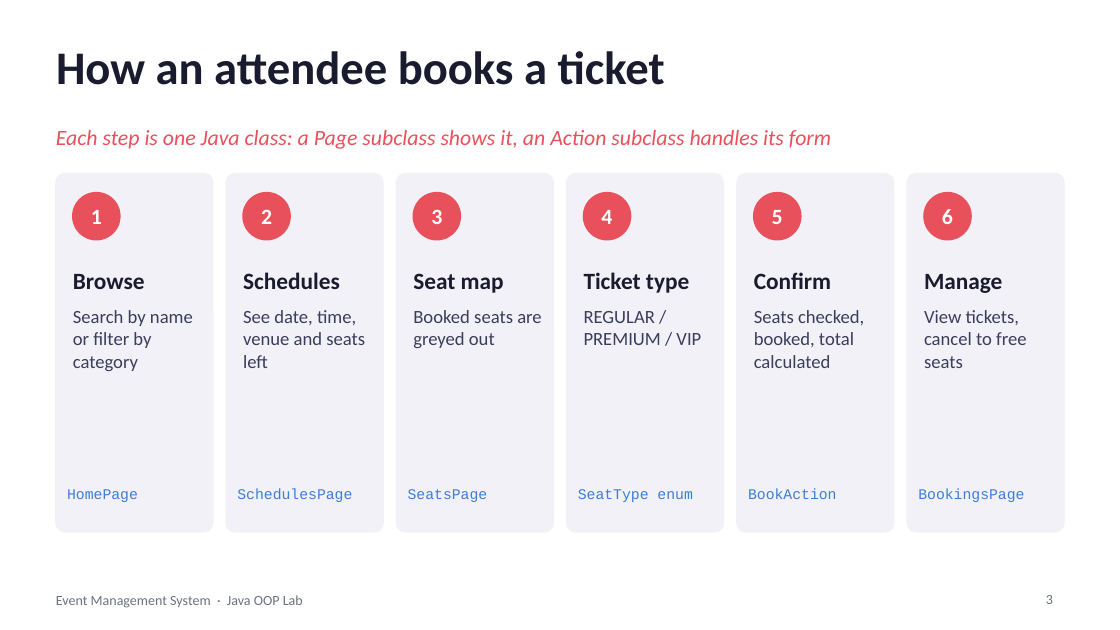
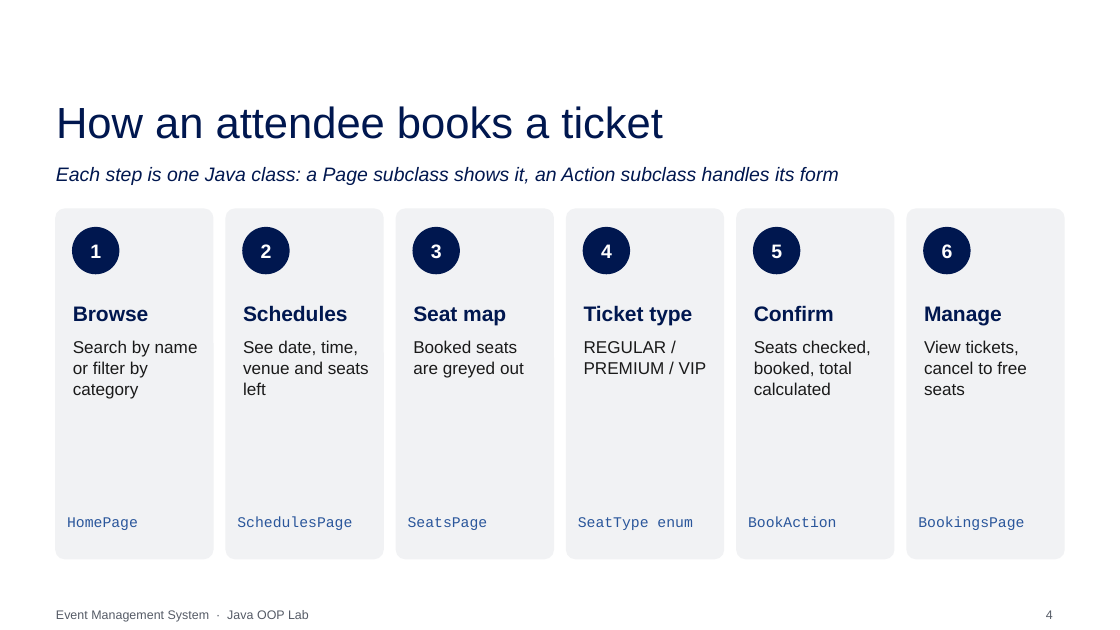
Before and after one commit to SuyashAnupam/Event-Mangement-Platform, a slide deck: slide 4 of Event_Management_System_OOP.pptx (slide 3 before the commit). Drawn at 1120x630 pixels with LibreOffice and Linux fonts; fonts in the diff are those of the drawing; background and template pictures are left out. Boxes give left, top, right and bottom in pixels: in the first picture for what was removed or moved away, otherwise in the second. Text is boxed around its words. In the diff, an @@ line names an element or a change of style, - is before the commit and + after.

```diff
--- a/Event_Management_System_OOP.pptx
+++ b/Event_Management_System_OOP.pptx
@@ title "How an attendee books a ...": place and size @@
-title "How an attendee books a ..." at box(56, 51, 665, 85)
+title "How an attendee books a ..." at box(56, 106, 663, 139)
@@ title "How an attendee books a ..." at box(56, 106, 663, 139): size 30 to 28 pt, font Calibri to Arial, text colour #1A1B2E to #00174F, bold off @@
@@ text "Each step is one Java ..." at box(56, 167, 839, 185): size 14 to 12.5 pt, font Calibri to Arial, text colour #E8505B to #00174F @@
@@ rounded rectangle: place and size @@
-rounded rectangle at box(56, 174, 213, 532)
+rounded rectangle at box(56, 209, 213, 559)
@@ rounded rectangle: place and size @@
-rounded rectangle at box(226, 174, 383, 532)
+rounded rectangle at box(226, 209, 383, 559)
@@ rounded rectangle: place and size @@
-rounded rectangle at box(396, 174, 553, 532)
+rounded rectangle at box(396, 209, 553, 559)
@@ rounded rectangle: place and size @@
-rounded rectangle at box(567, 174, 724, 532)
+rounded rectangle at box(567, 209, 724, 559)
@@ rounded rectangle: place and size @@
-rounded rectangle at box(737, 174, 894, 532)
+rounded rectangle at box(737, 209, 894, 559)
@@ fill #F2F1F7 to #F1F2F4; outline #F2F1F7 1 pt to #F1F2F4 1 pt in 6 elements at box(56, 209, 213, 559), box(226, 209, 383, 559), box(396, 209, 553, 559), box(567, 209, 724, 559), box(737, 209, 894, 559), box(907, 209, 1064, 559) @@
@@ rounded rectangle: place and size @@
-rounded rectangle at box(907, 174, 1064, 532)
+rounded rectangle at box(907, 209, 1064, 559)
@@ 13 texts, 6 ellipses: place and size @@
-13 texts, 6 ellipses at box(56, 130, 1002, 293)
+13 texts, 6 ellipses at box(56, 167, 1002, 325)
@@ size 14 to 12.5 pt, font Calibri to Arial in 6 elements at box(90, 244, 101, 258), box(261, 244, 272, 258), box(601, 244, 612, 258), box(771, 244, 782, 259), box(942, 244, 953, 258), box(431, 244, 442, 259) @@
@@ fill #E8505B to #00174F; outline #E8505B 1 pt to #00174F 1 pt in 6 elements at box(73, 227, 119, 273), box(243, 227, 289, 273), box(584, 227, 629, 273), box(754, 227, 800, 273), box(924, 227, 970, 273), box(413, 227, 459, 273) @@
@@ size 15 to 13.5 pt, font Calibri to Arial, text colour #1A1B2E to #00174F in 6 elements at box(73, 306, 149, 322), box(243, 305, 348, 322), box(413, 306, 506, 325), box(584, 305, 692, 325), box(754, 305, 834, 322), box(924, 306, 1002, 325) @@
@@ 12 texts: place and size @@
-12 texts at box(67, 310, 1026, 502)
+12 texts at box(67, 340, 1026, 530)
@@ size 12 to 11 pt, font Calibri to Arial, text colour #3A3D5C to #1A1A1A in 6 elements at box(73, 340, 198, 399), box(243, 340, 369, 395), box(413, 340, 524, 378), box(584, 341, 707, 374), box(754, 340, 871, 395), box(924, 340, 1026, 395) @@
@@ text colour #3D7DD8 to #2A569B in 6 elements at box(67, 517, 138, 530), box(237, 516, 352, 530), box(408, 517, 488, 530), box(578, 517, 692, 530), box(748, 516, 836, 527), box(918, 516, 1024, 530) @@
@@ text "Event Management System · Java ...": place and size @@
-text "Event Management System · Java ..." at box(56, 595, 303, 608)
+text "Event Management System · Java ..." at box(56, 610, 309, 622)
@@ text "Event Management System · Java ..." at box(56, 610, 309, 622): size 9 to 8 pt, font Calibri to Arial, text colour #6B7280 to #555B66 @@
@@ page number at box(1046, 610, 1053, 619): text changed; size 9 to 8 pt; font Calibri to Arial; text colour #6B7280 to #555B66 @@
-3
+4
```
Also in this commit, not shown: 26 other slides changed, 2 slides added, 1 slide removed.
